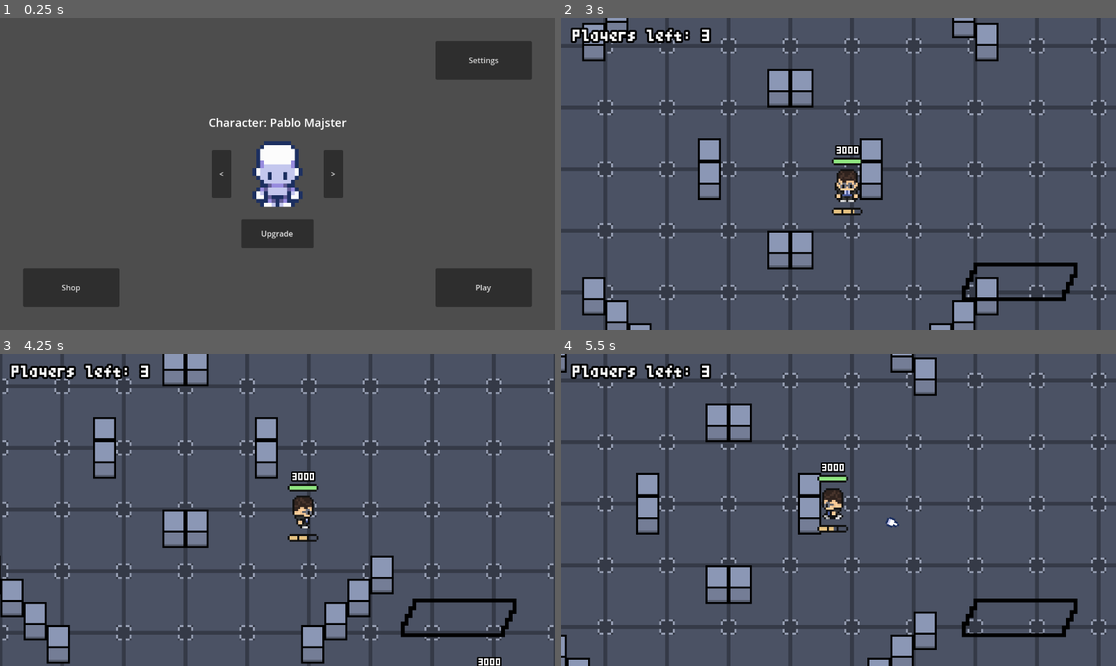
Above: before the commit, frames 1-4 (two rows, left to right).
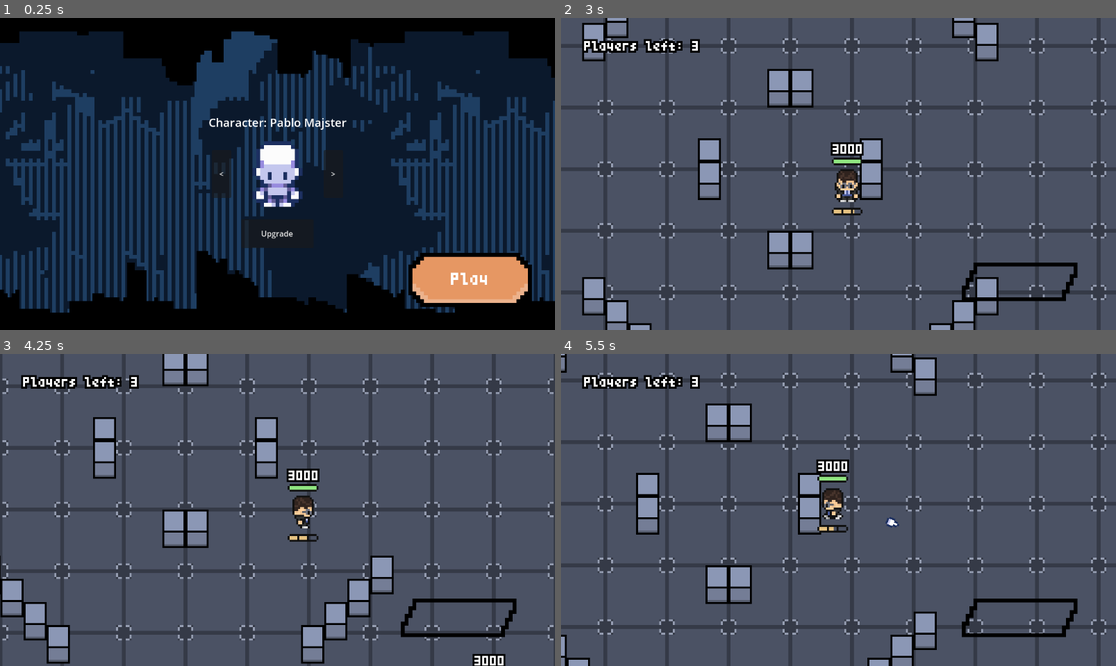
Above: after the commit, the same moments.

Repository: ppaluchowski64/SCI-Stars
Game: Godot game, scene res://scenes/lobby.tscn
Two runs of this game, one before a commit and one after it. Both use one fixed random seed, a clock stepped at 60 frames per second and the inputs below. This scene is started directly instead of the project's main scene.
Inputs (mouse positions are in pixels of both pictures, inside the frame that each line leads up to):
- Up to frame 1 (0.25 s): no input
- Up to frame 2 (3 s): click "Upgrade" at 0.5 s; click "Play" at 1.25 s; move the mouse to (960, 158) at 2.02 s; hold D (right) 2.03-2.78 s; click (960, 158) at 2.1 s; move the mouse to (727, 189) at 2.77 s; hold S (down) from 2.78 s (still down); right-click (727, 189) at 2.85 s
- Up to frame 3 (4.25 s): move the mouse to (333, 441) at 3.52 s; release S (down) at 3.53 s; hold D (right) from 3.53 s (still down); click (333, 441) at 3.6 s
- Up to frame 4 (5.5 s): move the mouse to (810, 572) at 4.27 s; release D (right) at 4.28 s; hold W (up) 4.28-5.03 s; right-click (810, 572) at 4.35 s; move the mouse to (1005, 556) at 5.02 s; hold A (left) from 5.03 s (still down); click (1005, 556) at 5.1 s

The runs differ from the first frame. In frame 1, 98% of the frame differs, in the area x 0-100%, y 0-100%; in frame 2, 1.6%; in frame 3, 1.8%; in frame 4, 1.6%.

Commit message:
Replace labels with a more proper approach, graphical changes to lobby

Diff:
--- a/game/scenes/battle.tscn
+++ b/game/scenes/battle.tscn
@@ -6,6 +6,7 @@
 [ext_resource type="Texture2D" uid="uid://dce4elq1ctffp" path="res://graphics/environment/tile.png" id="4_1ls1x"]
 [ext_resource type="Script" path="res://scripts/user_interface.gd" id="4_4e2gx"]
 [ext_resource type="FontFile" uid="uid://6w8leq531kr1" path="res://fonts/TeenyTinyPixls-o2zo.ttf" id="4_erh11"]
+[ext_resource type="Shader" path="res://shaders/outline.gdshader" id="6_c3103"]
 [ext_resource type="Texture2D" uid="uid://cgnax06gjmct1" path="res://graphics/UI/superbar_mask.png" id="7_ilcqo"]
 [ext_resource type="Texture2D" uid="uid://prenyjcoslt7" path="res://graphics/UI/superbar.png" id="7_ujvli"]
 
@@ -31,9 +32,14 @@
 physics_layer_0/collision_mask = 3
 sources/0 = SubResource("TileSetAtlasSource_urc0o")
 
+[sub_resource type="ShaderMaterial" id="ShaderMaterial_bs0a1"]
+shader = ExtResource("6_c3103")
+shader_parameter/outline_color = null
+shader_parameter/is_visible = true
+
 [sub_resource type="Theme" id="Theme_yve2r"]
 default_font = ExtResource("4_erh11")
-default_font_size = 24
+default_font_size = 5
 
 [node name="Battle" type="Node2D"]
 script = ExtResource("1_f75g0")
@@ -63,13 +69,16 @@
 script = ExtResource("4_4e2gx")
 players = NodePath("../Players")
 
-[node name="PlayerCount" type="Label" parent="UserInterface"]
-offset_left = 24.0
-offset_top = 24.0
-offset_right = 274.0
-offset_bottom = 53.0
+[node name="PlayerCount" type="Node2D" parent="UserInterface"]
+scale = Vector2(4, 4)
+
+[node name="Label" type="Label" parent="UserInterface/PlayerCount"]
+material = SubResource("ShaderMaterial_bs0a1")
+offset_left = 12.0
+offset_top = 12.0
+offset_right = 72.0
+offset_bottom = 18.0
 theme = SubResource("Theme_yve2r")
-theme_override_constants/outline_size = 16
 text = "Players left: 3"
 metadata/_edit_use_anchors_ = true
 
--- a/game/scenes/lobby.tscn
+++ b/game/scenes/lobby.tscn
@@ -1,10 +1,39 @@
-[gd_scene load_steps=3 format=3 uid="uid://r73t4uwivu0e"]
+[gd_scene load_steps=8 format=3 uid="uid://r73t4uwivu0e"]
 
 [ext_resource type="Texture2D" uid="uid://dbgb61jp85s7e" path="res://graphics/characters/test/player.png" id="1_hyvh8"]
 [ext_resource type="Script" path="res://scripts/lobby.gd" id="1_nn68e"]
+[ext_resource type="Texture2D" uid="uid://f1v34lrprxwu" path="res://graphics/backgrounds/lobby/backlayer.png" id="2_4hsao"]
+[ext_resource type="Texture2D" uid="uid://cggfwt6q3o4n2" path="res://graphics/backgrounds/lobby/frontlayer.png" id="3_rgei6"]
+[ext_resource type="Texture2D" uid="uid://c73jppjwm04hn" path="res://graphics/UI/button.png" id="3_xb4sn"]
+[ext_resource type="FontFile" uid="uid://6w8leq531kr1" path="res://fonts/TeenyTinyPixls-o2zo.ttf" id="4_358r0"]
+
+[sub_resource type="Theme" id="Theme_6pyji"]
+default_font = ExtResource("4_358r0")
+default_font_size = 25
 
 [node name="Lobby" type="Node2D"]
 script = ExtResource("1_nn68e")
+
+[node name="Background" type="Node2D" parent="."]
+position = Vector2(800, 332)
+
+[node name="BackLayer" type="Parallax2D" parent="Background"]
+repeat_size = Vector2(800, 0)
+autoscroll = Vector2(16, 0)
+repeat_times = 2
+
+[node name="Sprite2D" type="Sprite2D" parent="Background/BackLayer"]
+scale = Vector2(8, 8)
+texture = ExtResource("2_4hsao")
+
+[node name="FrontLayer" type="Parallax2D" parent="Background"]
+repeat_size = Vector2(800, 0)
+autoscroll = Vector2(32, 0)
+repeat_times = 2
+
+[node name="Sprite2D" type="Sprite2D" parent="Background/FrontLayer"]
+scale = Vector2(8, 8)
+texture = ExtResource("3_rgei6")
 
 [node name="CanvasLayer" type="CanvasLayer" parent="."]
 
@@ -84,6 +113,7 @@
 text = ">"
 
 [node name="ButtonSettings" type="Button" parent="CanvasLayer/MarginContainer"]
+visible = false
 custom_minimum_size = Vector2(200, 80)
 layout_mode = 2
 size_flags_horizontal = 8
@@ -91,17 +121,35 @@
 text = "Settings"
 
 [node name="ButtonShop" type="Button" parent="CanvasLayer/MarginContainer"]
+visible = false
 custom_minimum_size = Vector2(200, 80)
 layout_mode = 2
 size_flags_horizontal = 0
 size_flags_vertical = 8
 text = "Shop"
 
-[node name="ButtonPlay" type="Button" parent="CanvasLayer/MarginContainer"]
-custom_minimum_size = Vector2(200, 80)
+[node name="ButtonPlay" type="TextureButton" parent="CanvasLayer/MarginContainer"]
+custom_minimum_size = Vector2(256, 112)
 layout_mode = 2
 size_flags_horizontal = 8
 size_flags_vertical = 8
+texture_normal = ExtResource("3_xb4sn")
+stretch_mode = 0
+
+[node name="Label" type="Label" parent="CanvasLayer/MarginContainer/ButtonPlay"]
+layout_mode = 1
+anchors_preset = 8
+anchor_left = 0.5
+anchor_top = 0.5
+anchor_right = 0.5
+anchor_bottom = 0.5
+offset_left = -20.0
+offset_top = -11.5
+offset_right = 20.0
+offset_bottom = 11.5
+grow_horizontal = 2
+grow_vertical = 2
+theme = SubResource("Theme_6pyji")
 text = "Play"
 
 [connection signal="button_down" from="CanvasLayer/MarginContainer/ButtonPlay" to="." method="_on_button_play_button_down"]
--- a/game/scenes/player.tscn
+++ b/game/scenes/player.tscn
@@ -1,8 +1,9 @@
-[gd_scene load_steps=8 format=3 uid="uid://bk3jqor1r48rj"]
+[gd_scene load_steps=10 format=3 uid="uid://bk3jqor1r48rj"]
 
 [ext_resource type="Script" path="res://scripts/player.gd" id="1_270mw"]
 [ext_resource type="SpriteFrames" uid="uid://bajg7a1eoq3sd" path="res://data/player.tres" id="2_m0dh8"]
 [ext_resource type="Texture2D" uid="uid://stk5wbf0mce7" path="res://graphics/UI/healthbar.png" id="3_5fihy"]
+[ext_resource type="Shader" path="res://shaders/outline.gdshader" id="4_5i7bj"]
 [ext_resource type="FontFile" uid="uid://6w8leq531kr1" path="res://fonts/TeenyTinyPixls-o2zo.ttf" id="4_q82ve"]
 [ext_resource type="Texture2D" uid="uid://b2vdaem8n0gto" path="res://graphics/UI/ammobar.png" id="5_ptbdj"]
 
@@ -10,9 +11,14 @@
 radius = 24.0
 height = 64.0
 
+[sub_resource type="ShaderMaterial" id="ShaderMaterial_ux241"]
+shader = ExtResource("4_5i7bj")
+shader_parameter/outline_color = null
+shader_parameter/is_visible = true
+
 [sub_resource type="Theme" id="Theme_60cmk"]
 default_font = ExtResource("4_q82ve")
-default_font_size = 15
+default_font_size = 5
 
 [node name="Player" type="CharacterBody2D" groups=["player"]]
 collision_layer = 3
@@ -55,13 +61,17 @@
 scale = Vector2(4, 4)
 texture = ExtResource("3_5fihy")
 
-[node name="Label" type="Label" parent="Healthbar"]
-offset_left = -24.0
-offset_top = -36.0
-offset_right = 28.0
-offset_bottom = -13.0
+[node name="LabelParent" type="Node2D" parent="Healthbar"]
+position = Vector2(-2, 0)
+scale = Vector2(4, 4)
+
+[node name="Label" type="Label" parent="Healthbar/LabelParent"]
+material = SubResource("ShaderMaterial_ux241")
+offset_left = -25.0
+offset_top = -26.0
+offset_right = 27.0
+offset_bottom = -3.0
 theme = SubResource("Theme_60cmk")
-theme_override_constants/outline_size = 12
 text = "3000"
 horizontal_alignment = 1
 vertical_alignment = 2
--- a/game/scripts/player.gd
+++ b/game/scripts/player.gd
@@ -9,7 +9,7 @@
 @onready var shoot_animation: Node = $ShootAnimation
 
 @onready var healthbar_fill: Node = $Healthbar/ColorRect
-@onready var healthbar_label: Node = $Healthbar/Label
+@onready var healthbar_label: Node = $Healthbar/LabelParent/Label
 
 @onready var ammobar_fill: Node = $Ammobar/ColorRect
 
--- a/game/scripts/user_interface.gd
+++ b/game/scripts/user_interface.gd
@@ -1,6 +1,6 @@
 extends CanvasLayer
 
-@onready var player_count = $PlayerCount
+@onready var player_count = $PlayerCount/Label
 @export var players: Node2D
 
 @onready var superbar_fill = $MarginContainer/SuperBar/Mask/ColorRect
--- /dev/null
+++ b/game/shaders/outline.gdshader
@@ -0,0 +1,33 @@
+shader_type canvas_item;
+
+uniform vec4 outline_color : source_color;
+uniform bool is_visible = false;
+varying vec4 v_vertex_color;
+
+void vertex()
+{
+	v_vertex_color = COLOR;
+}
+
+void fragment()
+{
+	if (is_visible)
+	{
+		float size_x = 1.0/float(textureSize(TEXTURE, 0).x);
+		float size_y = 1.0/float(textureSize(TEXTURE, 0).y);
+		vec4 sprite_color = texture(TEXTURE, UV);
+		float alpha = -8.0 * sprite_color.a;
+		alpha += texture(TEXTURE, UV + vec2(size_x, 0)).a;
+		alpha += texture(TEXTURE, UV + vec2(-size_x, 0)).a;
+		alpha += texture(TEXTURE, UV + vec2(0, size_y)).a;
+		alpha += texture(TEXTURE, UV + vec2(0, -size_y)).a;
+		//For outlining corners
+		//Change the -4.0 to -8.0 in alpa if adding these lines
+		alpha += texture(TEXTURE, UV + vec2(size_x, size_y)).a;
+		alpha += texture(TEXTURE, UV + vec2(-size_x, size_y)).a;
+		alpha += texture(TEXTURE, UV + vec2(-size_x, -size_y)).a;
+		alpha += texture(TEXTURE, UV + vec2(size_x, -size_y)).a;
+		vec4 final_color = mix(sprite_color, outline_color, clamp(alpha, 0.0, 1.0));
+		COLOR = v_vertex_color * vec4(final_color.rgb, clamp(abs(alpha) + sprite_color.a, 0.0, 1.0));
+	}
+}
Binary file added: game/graphics/UI/button.png
Binary file added: game/graphics/backgrounds/lobby/backlayer.png
Binary file added: game/graphics/backgrounds/lobby/frontlayer.png
Binary file added: game/graphics/backgrounds/lobby/unused.png
Not shown: 1 places in game/scenes/battle.tscn that only renumber resources
